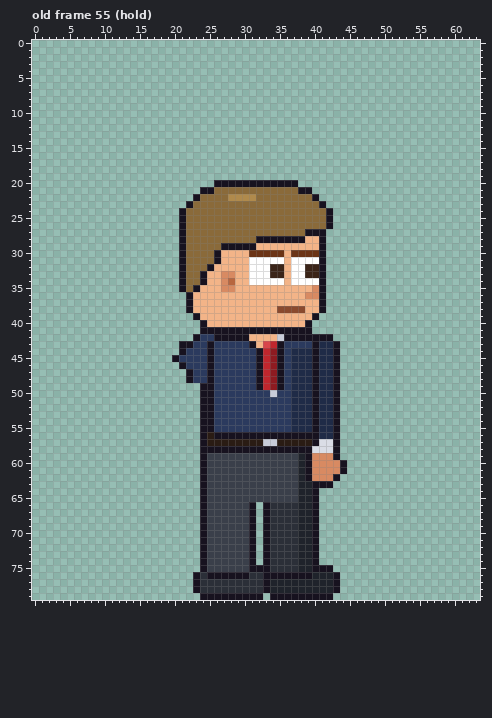
Pixel-art file, stored at sprites/staff/sales_vic_right_anim.aseprite. Above: the version before the commit.
64x80 pixels, 123 frames. Colours within 5 levels of each other are drawn and written as one. Shown: old frame 55 (hold). The commit also changed other frames, which this record leaves out.
After:
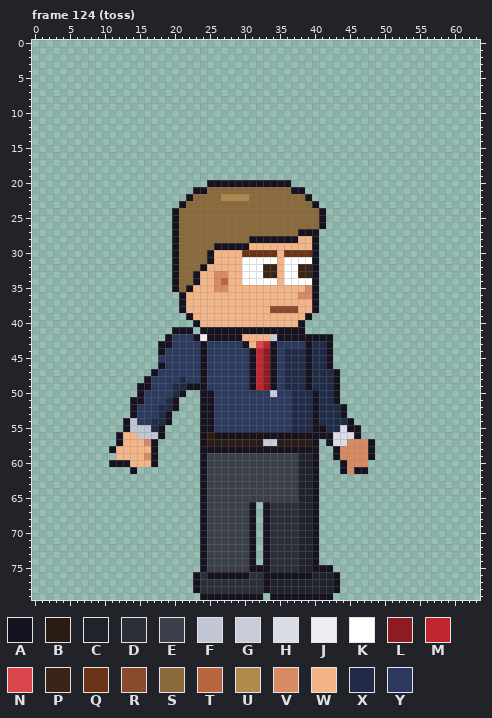
Palette (. is transparent): A #17121f  B #2a1c14  C #1f232b  D #2b2f38  E #3a3f4a  F #c0c6d4  G #c8ccd8  H #dadde6  J #eceef2  K #ffffff  L #8e1b21  M #c0262d  N #d8454b  P #3a2418  Q #6b3416  R #8a4a2e  S #8a6a3a  T #b8663f  U #b08a4c  V #d88a62  W #f3b488  X #1f2b47  Y #2b3a5e
A new or re-ordered frame is compared with the old frame closest to it.
Edits made:
frames 123 -> 129
Changed rows in their new state; - is an unchanged pixel.
Frame 124 (toss) is new; against old frame 55 (hold):
first column x 11:
20 --------------A-----------.-----------
21 ------------A-S-----------A-.---------
22 -----------AS---U---S-------A.--------
23 ----------AS-----------------A.-------
24 ---------AS-------------------A.------
25 ---------AS-------------------A.------
26 ---------AS-------------------A.------
27 ---------AS----------------A--.-------
28 ---------AS---------A------W-A.-------
29 ---------AS----A----W--------A.-------
30 ---------AS---AW---Q----WQ---A.-------
31 ---------AS---AW---K----WK---A.-------
32 ---------AS--AW----K--P-WK-P-A.-------
33 ---------AS-AW-V-W-K--P-WK-P-A.-------
34 ---------AS-AW-VTW-K----WK---A.-------
35 ---------ASAW--V-W----------VA.-------
36 ----------AW---------------V-A.-------
37 ----------AW-----------------A.-------
38 ----------AW-----------R---W-A.-------
39 -----------AW---------------A.--------
40 ------------AW-------------A.---------
41 ---------AAA----------------.---------
42 --------AYYY-JA----W---GA-------------
43 -------AAYYY-AY----AWNMAY---AX-A.-----
44 -------AYYY--AY-----AMLAYX--AX-A.-----
45 -------YYY---AY-----AMLAYX--AX-A.-----
46 -------AYYY--AY-----AMLAYX--AX-A.-----
47 ------AYYYYY-AY-----AMLAYX--AX--------
48 -----AYYYYXY-AY-----AMLAYX--AX--------
49 ----AAYYYXXAA-Y-----AMLAYX--AX--------
50 ----AYYYYXA---------------------------
51 ---AAYYYXA----------------------------
52 ---AYYYXXA----------------------XA----
53 ---AYYYXA-----------------------XA----
54 --AFYYXXA-----------------------XXA---
55 --AFFFXA----------------------A-XHAA--
56 -AWWFFFA----------------------AAHHHA--
57 -AWWWVA-----------------------.AHHVVVA
58 AWWWWWA----------------------A..-VVVVA
59 -WWWWVA---------------------CA..-VVVVA
60 AAAWWWA---------------------CA...-VVV-
61 ---A------------------------CA...-VAA-
62 ----------------------------CA...-----
63 ------------------------------..------
